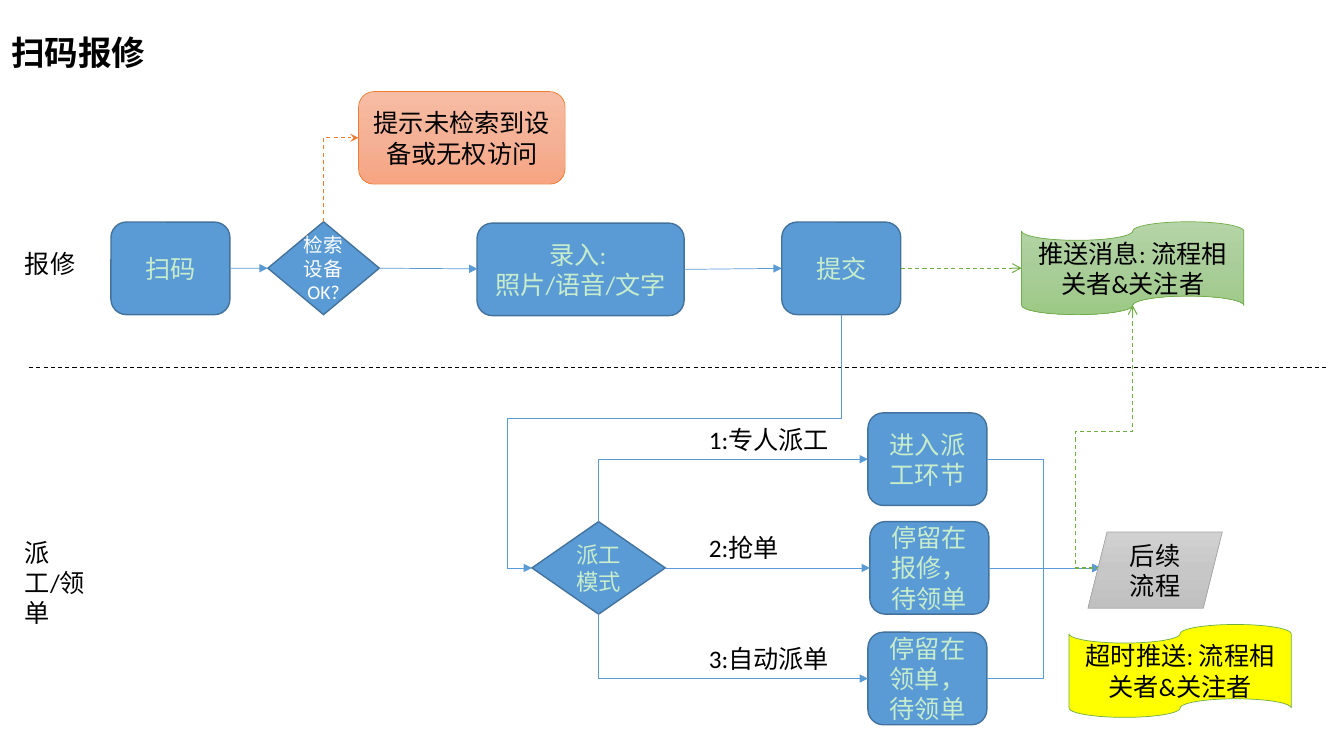
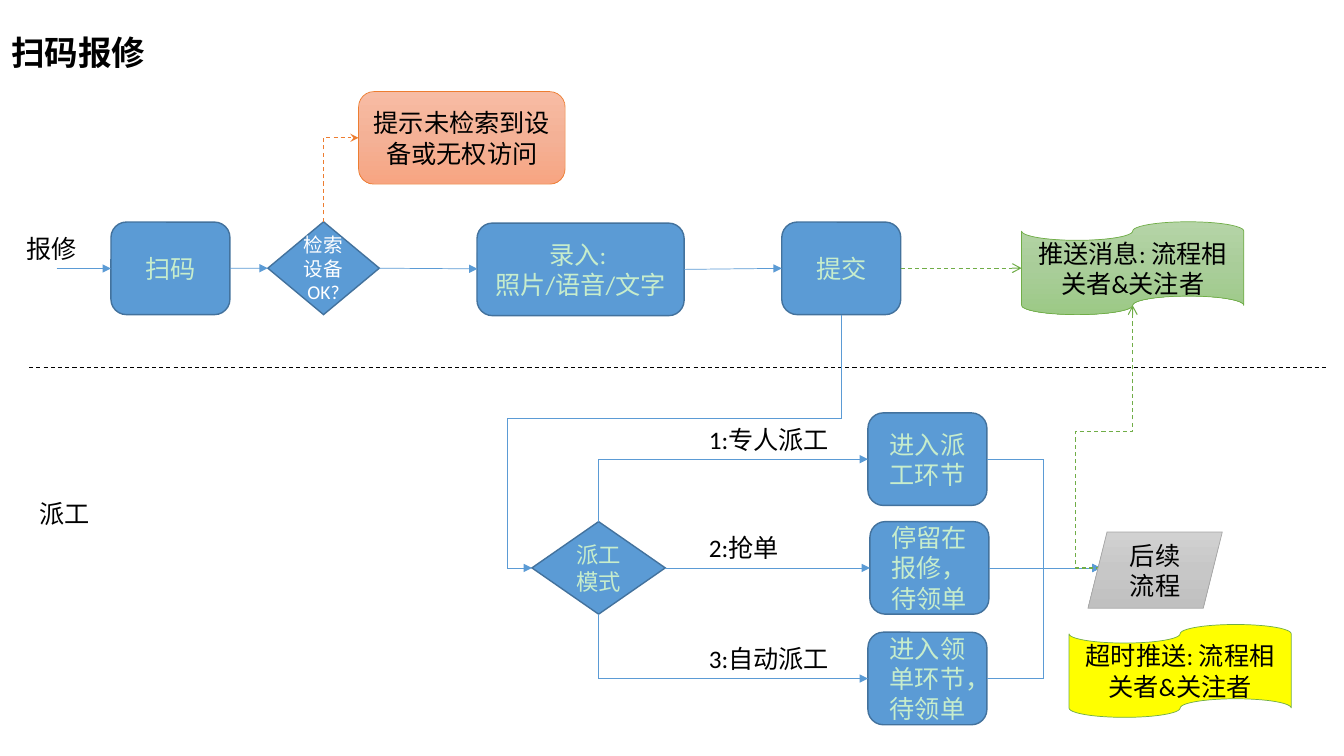
Before and after one commit to devhotmail/APMHome, a slide deck: slide 2 of Document/APM_bizflow.pptx. Drawn at 1344x756 pixels with LibreOffice and Linux fonts; fonts in the diff are those of the drawing. Boxes give left, top, right and bottom in pixels: in the first picture for what was removed or moved away, otherwise in the second. Text is boxed around its words. In the diff, an @@ line names an element or a change of style, - is before the commit and + after.

```diff
--- a/Document/APM_bizflow.pptx
+++ b/Document/APM_bizflow.pptx
@@ text "报修": place and size @@
-text "报修" at (25, 251, 75, 275)
+text "报修" at (26, 236, 76, 260)
@@ arrow added from (56, 268) to (111, 268), #5B9BD5 0.5 pt @@
@@ text at (39, 502, 89, 525): text changed @@
-派工/领单
+派工
@@ text at (709, 647, 829, 670): text changed @@
-3:自动派单
+3:自动派工
@@ text in rounded rectangle at (890, 632, 991, 725): text changed @@
-停留在领单，待领单
+进入领单环节，待领单
```
Also in this commit, not shown: 4 other slides changed, 5 slides added, 1 other file.
